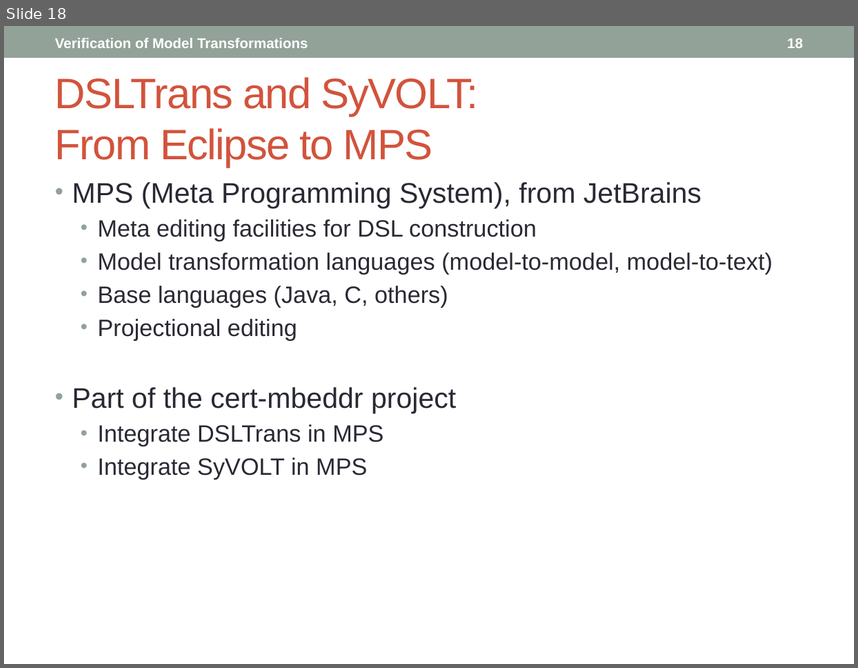
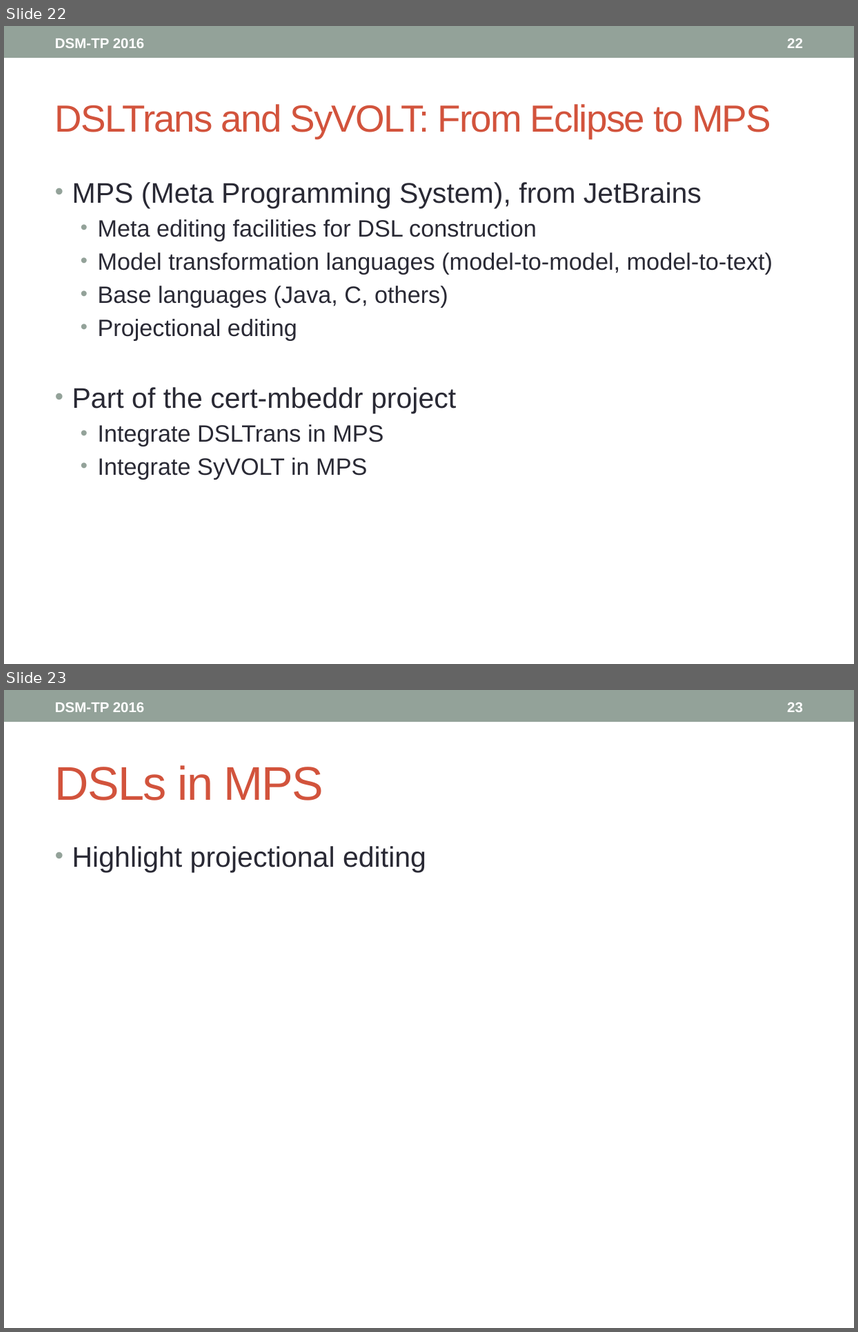
Before and after one commit to levilucio/SyVOLTDocuments, a slide deck: presentations/DSM-TP_2016.pptx. Shown one above the other, each under a label of ours: slide 18 before the commit, slides 22 and 23 after it. The pictures are 858x668 and 858x1332 pixels, drawn with LibreOffice and Linux fonts; fonts in the diff are those of the drawing. Boxes give left, top, right and bottom in pixels: in the first picture for what was removed or moved away, otherwise in the second. Text is boxed around its words. In the diff, an @@ line names an element or a change of style, - is before the commit and + after.

```diff
--- a/presentations/DSM-TP_2016.pptx
+++ b/presentations/DSM-TP_2016.pptx
@@ slide 23 added at <box>4,690,854,1328</box>, background #FFFFFF; not listed: 3 template elements that a slide beside it also shows @@
@@ page number added at <box>787,702,803,712</box>, 12 pt, text #FFFFFF, bold @@
+23
@@ title added at <box>55,765,324,800</box>, 40 pt, text #D2533C @@
+DSLs in MPS
@@ text added at <box>72,846,426,872</box>, 24 pt, text #292934 @@
+• Highlight projectional editing
@@ what was slide 18 is now slide 22 @@
@@ slide 22 changed as well @@
@@ text at <box>55,38,145,48</box>: text changed @@
-Verification of Model Transformations
+DSM-TP 2016
@@ page number at <box>787,38,803,48</box>: text changed @@
-18
+22
@@ title "DSLTrans and SyVOLT: From Eclipse ..." at <box>55,104,771,138</box>: size 36 to 32 pt @@
```
Also in this commit, not shown: 25 other slides changed, 7 other slides added.
